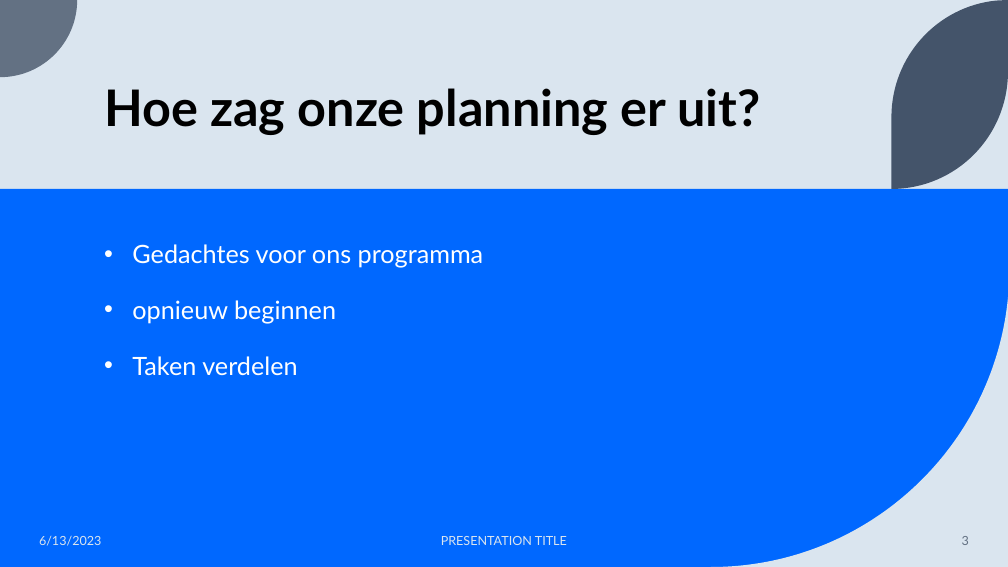
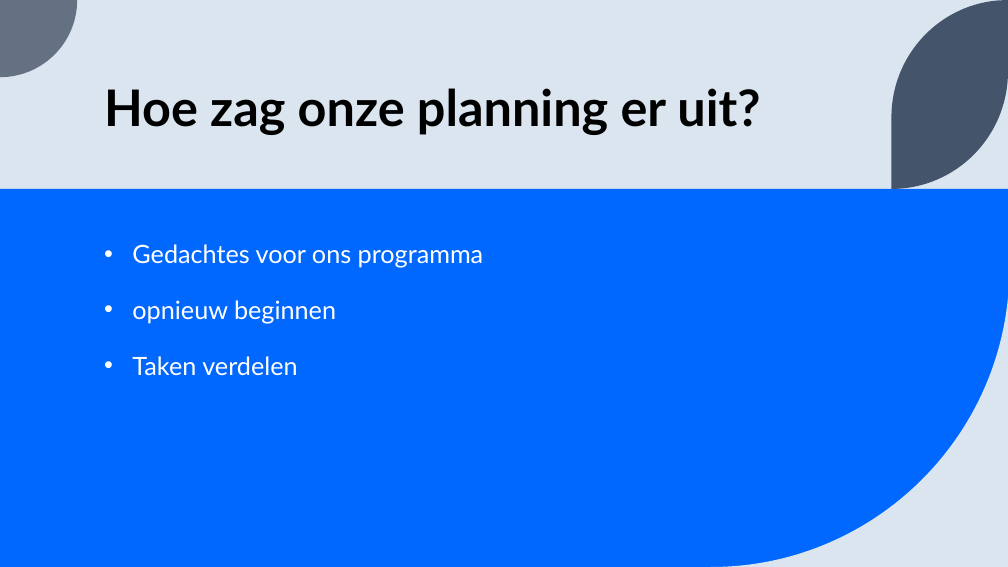
Before and after one commit to Bodilukepoels/Voedselbank-Maaskantje, a slide deck: slide 3 of Examen opdracht.pptx. Drawn at 1008x567 pixels with LibreOffice and Linux fonts; fonts in the diff are those of the drawing. Boxes give left, top, right and bottom in pixels: in the first picture for what was removed or moved away, otherwise in the second. Text is boxed around its words. In the diff, an @@ line names an element or a change of style, - is before the commit and + after.

```diff
--- a/Examen opdracht.pptx
+++ b/Examen opdracht.pptx
@@ text removed at <box>39,536,101,546</box> @@
-6/13/2023
@@ text removed at <box>441,536,567,545</box> @@
-PRESENTATION TITLE
@@ page number removed at <box>962,536,969,545</box> @@
-3
```
Also in this commit, not shown: 2 other slides changed, 5 slides added, 10 slides removed.
